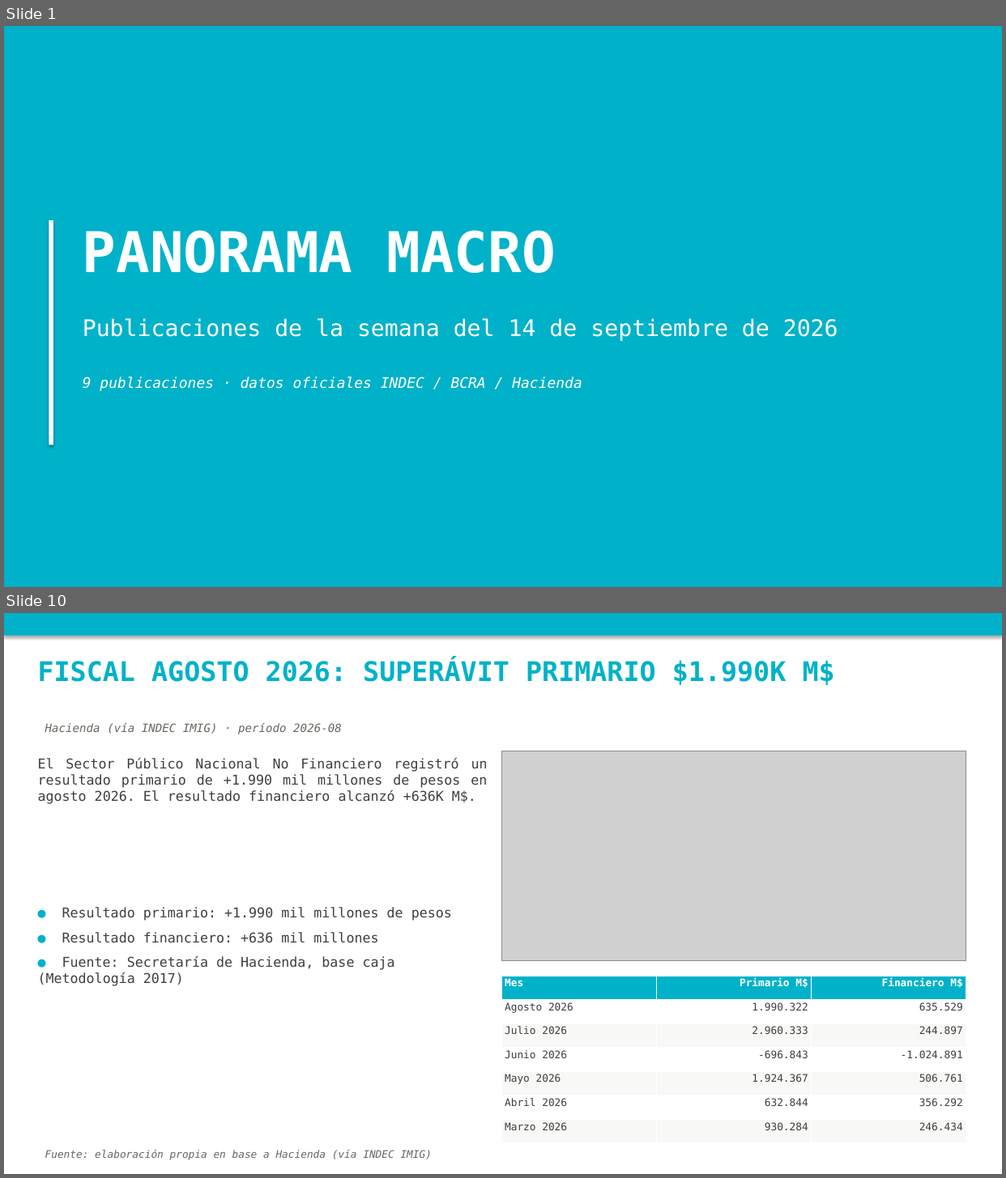
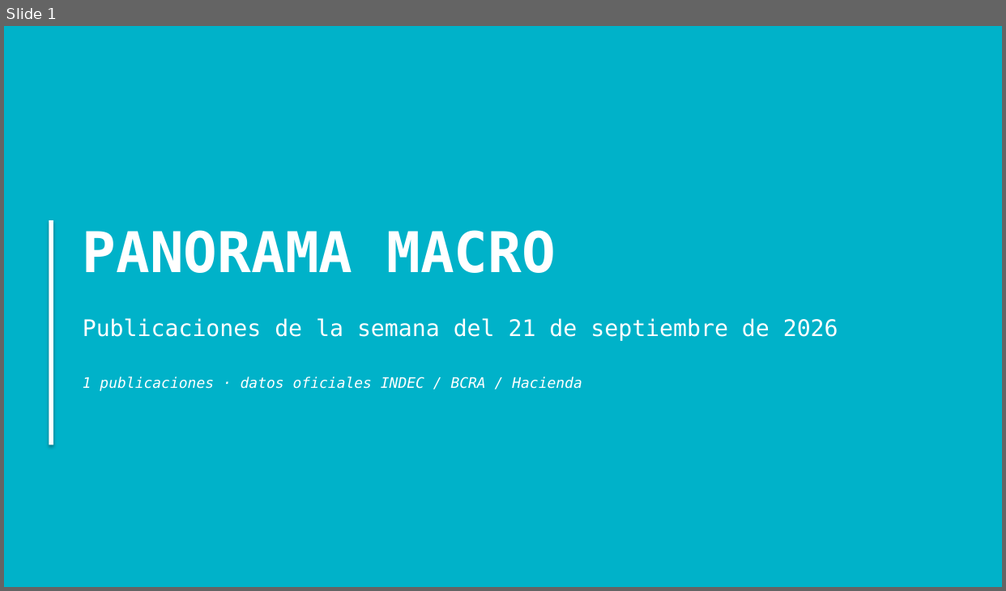
Before and after one commit to nwalovnik/boludos-ppt, a slide deck: publicaciones_semana.pptx. Shown one above the other, each under a label of ours: slides 1 and 10 before the commit, slide 1 after it; the slides between them are not shown. The pictures are 1006x1178 and 1006x591 pixels, drawn with LibreOffice and Linux fonts; fonts in the diff are those of the drawing; grey boxes stand for pictures. Boxes give left, top, right and bottom in pixels: in the first picture for what was removed or moved away, otherwise in the second. Text is boxed around its words. In the diff, an @@ line names an element or a change of style, - is before the commit and + after.

Commit message:
data: update 2026-09-22 ( data.json despidos.json scraper/historical_despidos.json publicaciones_semana.pptx rrii_brutas.xlsx)

```diff
--- a/publicaciones_semana.pptx
+++ b/publicaciones_semana.pptx
@@ slide 10 removed at <box>4,613,1002,1174</box>, background #FFFFFF @@
@@ rectangle removed at <box>4,613,1002,636</box> @@
@@ text removed at <box>38,658,835,685</box> @@
-FISCAL AGOSTO 2026: SUPERÁVIT PRIMARIO $1.990K M$
@@ text removed at <box>45,723,342,735</box> @@
-Hacienda (vía INDEC IMIG) · período 2026-08
@@ text removed at <box>38,757,488,804</box> @@
-El Sector Público Nacional No Financiero registró un resultado primario de +1.990 mil millones de pesos en agosto 2026. El resultado financiero alcanzó +636K M$.
@@ picture removed at <box>502,752,966,961</box> @@
@@ text removed at <box>38,907,452,986</box> @@
-● Resultado primario: +1.990 mil millones de pesos
-● Resultado financiero: +636 mil millones
-● Fuente: Secretaría de Hacienda, base caja (Metodología 2017)
@@ table removed at <box>502,976,967,1144</box>, 7 rows, 3 columns @@
-Mes | Primario M$ | Financiero M$
-Agosto 2026 | 1.990.322 | 635.529
-Julio 2026 | 2.960.333 | 244.897
-Junio 2026 | -696.843 | -1.024.891
-Mayo 2026 | 1.924.367 | 506.761
-Abril 2026 | 632.844 | 356.292
-Marzo 2026 | 930.284 | 246.434
@@ text removed at <box>45,1150,432,1161</box> @@
-Fuente: elaboración propia en base a Hacienda (vía INDEC IMIG)
@@ slide 1 changed as well @@
@@ text at <box>83,318,838,341</box>: text changed @@
-Publicaciones de la semana del 14 de septiembre de 2026
+Publicaciones de la semana del 21 de septiembre de 2026
@@ text at <box>83,377,582,391</box>: text changed @@
-9 publicaciones · datos oficiales INDEC / BCRA / Hacienda
+1 publicaciones · datos oficiales INDEC / BCRA / Hacienda
```
Also in this commit, not shown: 1 other slide changed, 7 other slides removed, 4 other files.
